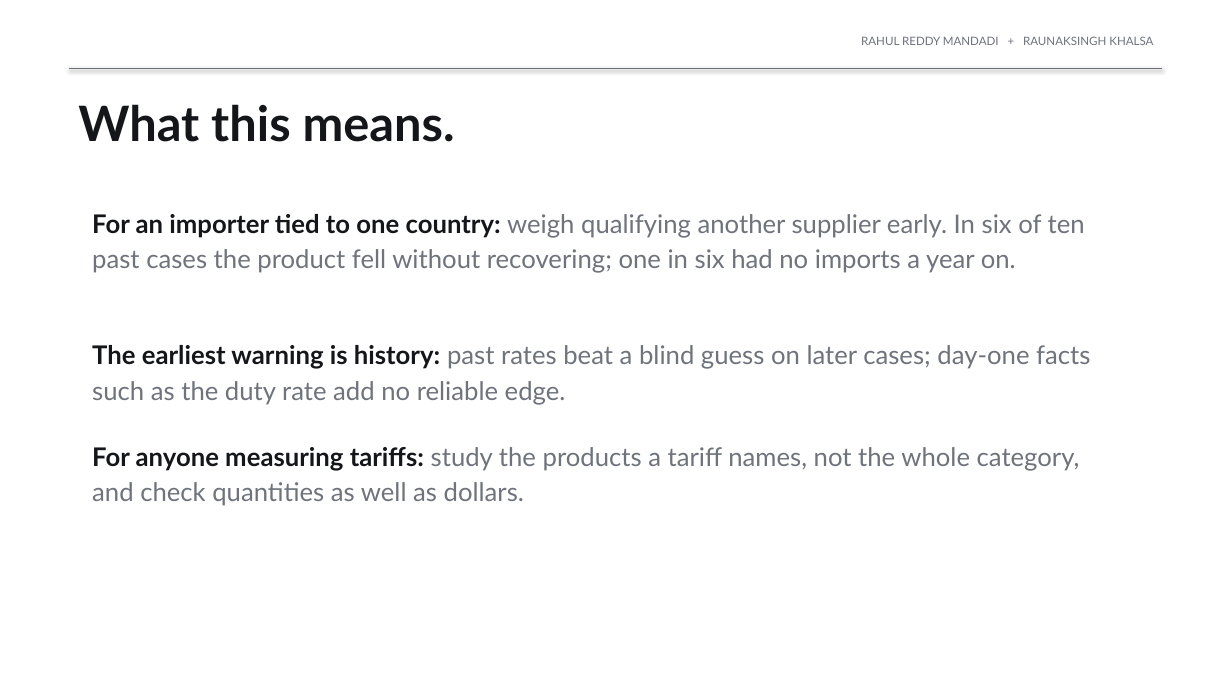
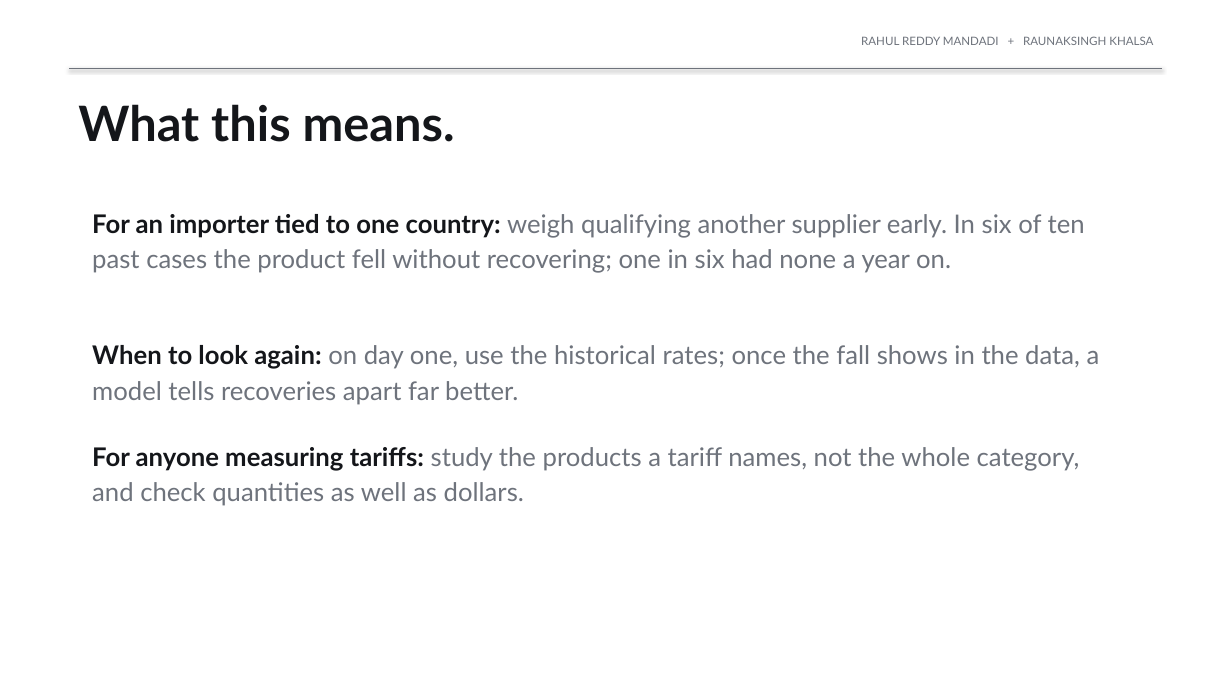
Before and after one commit to rahul-mandadi/tariff-rush, a slide deck: slide 11 of slides/Mandadi_Khalsa_Final_Presentation.pptx. Drawn at 1232x693 pixels with LibreOffice and Linux fonts; fonts in the diff are those of the drawing. Boxes give left, top, right and bottom in pixels: in the first picture for what was removed or moved away, otherwise in the second. Text is boxed around its words. In the diff, an @@ line names an element or a change of style, - is before the commit and + after.

Commit message:
Second decision point: recovery predicted once the fall shows and at the ITC final vote
Among products that fell, forward-chained by year with the two-month release lag and same-day notice rule. At the fall, gradient boosting beats the historical rate by 0.022 (AUC 0.70); at the ITC final vote, logistic regression by 0.045 (AUC 0.80), 0.029 of it from the latest published share. Day one stays at +0.004. Report Table 3, figure 15, decks updated; report builder keeps tables with captions.

```diff
--- a/slides/Mandadi_Khalsa_Final_Presentation.pptx
+++ b/slides/Mandadi_Khalsa_Final_Presentation.pptx
@@ text at box(92, 214, 1085, 273): text changed @@
-For an importer tied to one country: weigh qualifying another supplier early. In six of ten past cases the product fell without recovering; one in six had no imports a year on.
+For an importer tied to one country: weigh qualifying another supplier early. In six of ten past cases the product fell without recovering; one in six had none a year on.
@@ text at box(92, 345, 1100, 405): text changed @@
-The earliest warning is history: past rates beat a blind guess on later cases; day-one facts such as the duty rate add no reliable edge.
+When to look again: on day one, use the historical rates; once the fall shows in the data, a model tells recoveries apart far better.
```
Also in this commit, not shown: 1 other slide changed, 1 slide added, 1 slide removed, 13 other files.
